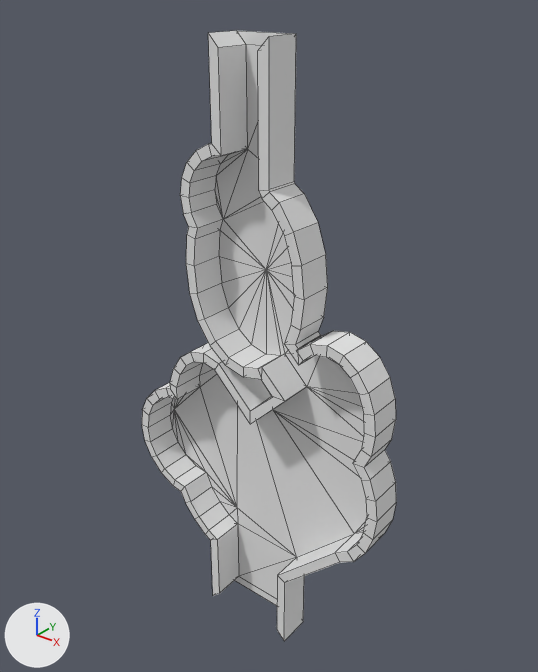
What one commit did to the Blender file Editing Files/Connecting Area.blend.
Before and after are seen from a 50 mm camera at (117.1, -145.2, 104.4) aimed at (0.2, 1.0, 13.8). Arrows for +X, +Y and +Z are at lower left; the lights stay in place. Mesh edges are drawn as thin lines.
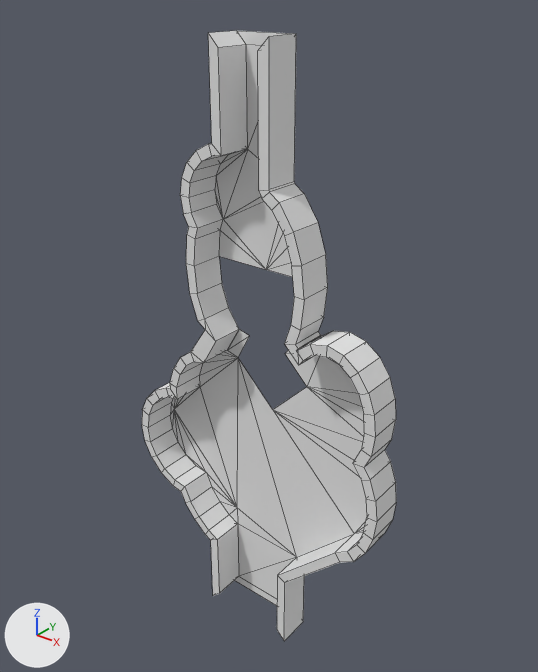
Commit message: Final puzzle in connecting area WIP

Boxes (x1, y1, x2, y2) around the edits, measured in the pictures (538 x 672 px):
part 1 of me_cylinder_001, cut back
    before: (219, 256, 294, 355)
    after: (228, 329, 249, 357)
part 2 of me_cylinder, cut back
    before: (191, 319, 307, 424)
    after: (191, 319, 238, 363)

Patch to the scene script:
```diff
--- a/Editing Files/Connecting Area.blend.py
+++ b/Editing Files/Connecting Area.blend.py
@@ me_cylinder_001 @@
 # used by ob_cylinder_001; location = (0.0, 0.0, 0.0); rotation_euler = (1.571, 0.0, 0.0), in degrees (90, 0, 0)
-me_cylinder_001.from_pydata(...)  # 113 vertices, 106 faces; spans x -41.0..44.0, y -84.0..92.0, z 0.0..10.0
+me_cylinder_001.from_pydata(...)  # 109 vertices, 98 faces; spans x -41.0..44.0, y -84.0..92.0, z 0.0..10.0
+# me_cylinder_001 part 1
+# 5 vertices are removed from x -16.0..5.0, y 8.0..26.0, z 0.0
+# 10 faces are deleted
+# 1 vertex is added at (-6.0, 12.0, 0.0)
+# 2 new faces join them
 me_cylinder_001.materials.append(mat_puzzleconnector)
@@ me_cylinder @@
 # used by ob_cylinder; location = (0.0, 0.0, 0.0); rotation_euler = (1.571, 0.0, 0.0), in degrees (90, 0, 0)
-me_cylinder.from_pydata(...)  # 284 vertices, 250 faces; spans x -44.0..44.0, y -84.0..92.0, z 0.0..10.0
+me_cylinder.from_pydata(...)  # 254 vertices, 224 faces; spans x -44.0..44.0, y -84.0..92.0, z 0.0..10.0
+# me_cylinder part 2
+# 32 vertices are removed from x -15.0..14.0, y -9.0..11.0, z 0.0..10.0
+# 38 faces are deleted
+# 2 vertices are added at (-14.0, 16.0, 0.0), (-14.0, 16.0, 10.0)
+# 12 new faces join them
 me_cylinder.materials.append(mat_puzzleconnector)
```
